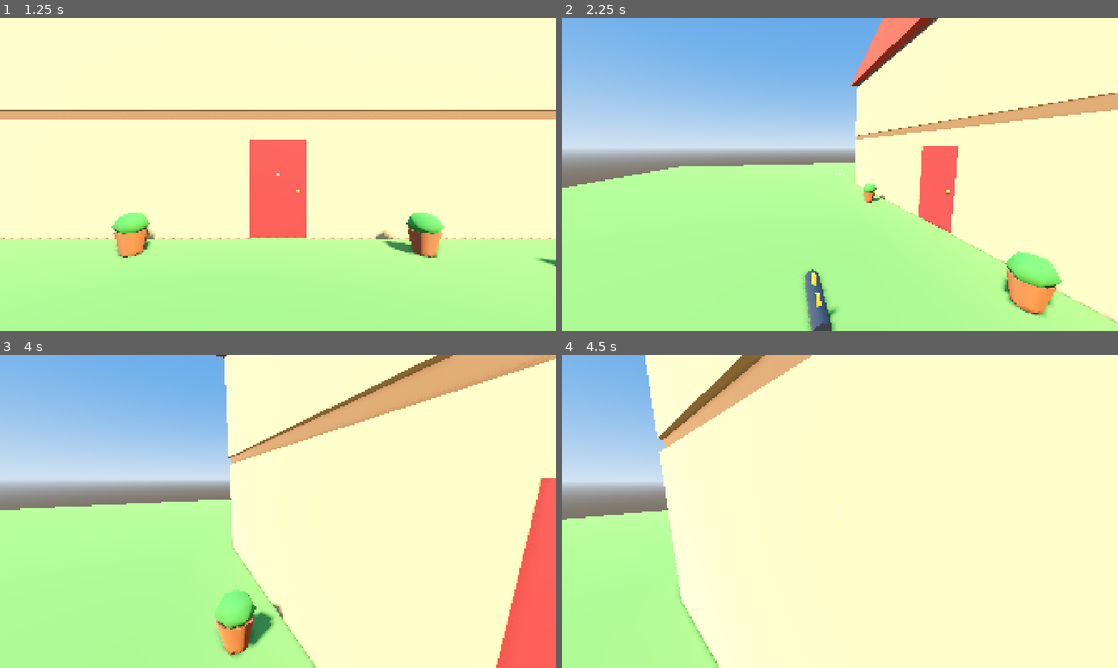
Above: before the commit, frames 1-4 (two rows, left to right).
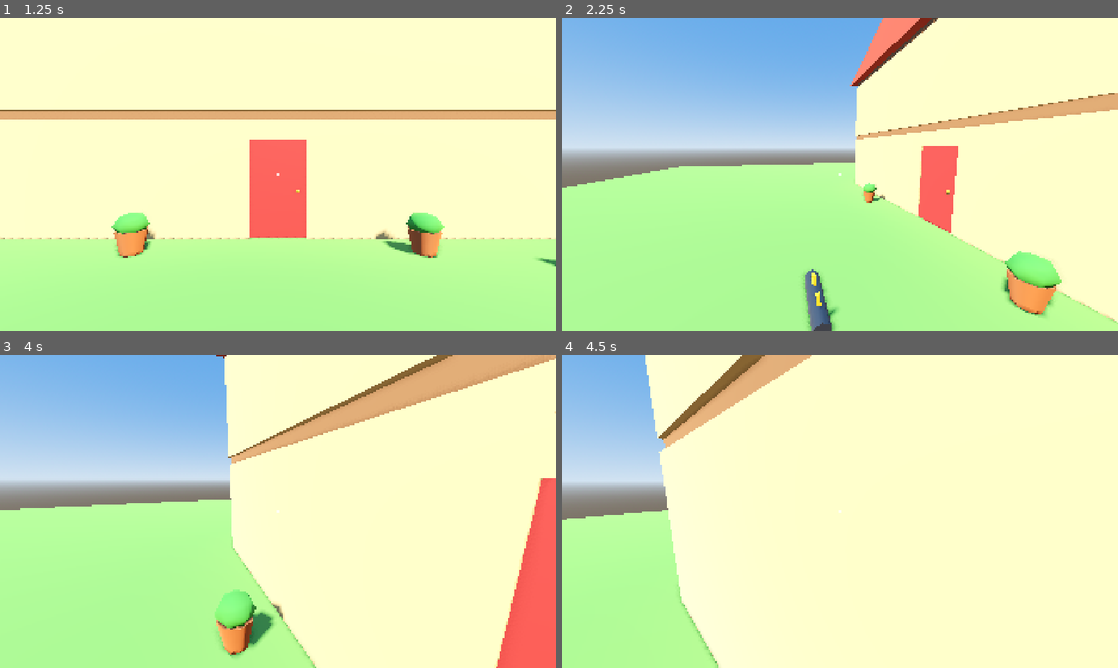
Above: after the commit, the same moments.

Repository: cristiangelini/BPD
Game: Godot game, scene res://scenes/ui/main_menu.tscn
Same seed, same stepped clock (60 frames per second), same inputs: the game is played once before the commit and once after it.
Inputs (mouse positions are in pixels of both pictures, inside the frame that each line leads up to):
- Up to frame 1 (1.25 s): click "Play" at 0.5 s
- Up to frame 2 (2.25 s): tap Enter at 1.25 s; move the mouse to (962, 158) at 1.27 s; hold D (move_right) 1.28-2.03 s; hold Shift (run) 1.28-2.03 s; click (962, 158) at 1.42 s; tap Space (jump) at 1.52 s; tap E (use) at 1.55, 2.1 s; move the mouse to (812, 174) at 2.02 s; hold W (move_forward) from 2.03 s (still down)
- Up to frame 3 (4 s): keep holding W (move_forward); tap Space (jump) at 2.27, 3.77 s; tap Shift (run) at 2.3, 3.8 s; move the mouse to (289, 505) at 2.77 s; hold Ctrl (crouch) 2.78-3.53 s; tap E (use) at 3.05 s; move the mouse to (272, 517) at 3.52 s; tap F (flashlight) at 3.6 s; click (272, 517) at 3.67 s
- Up to frame 4 (4.5 s): keep holding W (move_forward); move the mouse to (878, 514) at 4.27 s; hold E (use) from 4.28 s (still down); click (878, 514) at 4.35 s

Frame 1 is identical in both runs. In frame 2, less than 0.1% of the frame differs, in the area x 0-99%, y 1-95%; in frame 3, less than 0.1%; in frame 4, less than 0.1%.

Commit message:
Add the grandpa's fragile ornaments and their fines
Co-Authored-By: Claude Opus 5.5 (1M context) <noreply@anthropic.com>
Claude-Session: https://claude.ai/code/session_01UXwRy4nCUmp8Zcg5tBLZhH

Diff:
--- a/scenes/levels/grandpa_house.tscn
+++ b/scenes/levels/grandpa_house.tscn
@@ -45,6 +45,8 @@
 
 [node name="Evidence" type="Node3D" parent="."]
 
+[node name="Ornaments" type="Node3D" parent="."]
+
 [node name="FrontDoor" parent="." instance=ExtResource("3")]
 transform = Transform3D(1, 0, 0, 0, 1, 0, 0, 0, 1, -0.6, 0, 5)
 
--- /dev/null
+++ b/scenes/props/ornament_figurine.tscn
@@ -0,0 +1,19 @@
+[gd_scene load_steps=4 format=3]
+
+[ext_resource type="Script" path="res://scripts/props/ornament.gd" id="1"]
+[ext_resource type="PackedScene" path="res://assets/models/ornament_figurine.glb" id="2"]
+
+[sub_resource type="CylinderShape3D" id="Shape"]
+height = 0.17
+radius = 0.05
+
+[node name="Ornament" type="RigidBody3D"]
+collision_layer = 4
+collision_mask = 7
+mass = 0.3
+script = ExtResource("1")
+
+[node name="Shape" type="CollisionShape3D" parent="."]
+shape = SubResource("Shape")
+
+[node name="Model" parent="." instance=ExtResource("2")]
--- /dev/null
+++ b/scenes/props/ornament_plate.tscn
@@ -0,0 +1,19 @@
+[gd_scene load_steps=4 format=3]
+
+[ext_resource type="Script" path="res://scripts/props/ornament.gd" id="1"]
+[ext_resource type="PackedScene" path="res://assets/models/ornament_plate.glb" id="2"]
+
+[sub_resource type="CylinderShape3D" id="Shape"]
+height = 0.022
+radius = 0.11
+
+[node name="Ornament" type="RigidBody3D"]
+collision_layer = 4
+collision_mask = 7
+mass = 0.4
+script = ExtResource("1")
+
+[node name="Shape" type="CollisionShape3D" parent="."]
+shape = SubResource("Shape")
+
+[node name="Model" parent="." instance=ExtResource("2")]
--- /dev/null
+++ b/scenes/props/ornament_vase.tscn
@@ -0,0 +1,20 @@
+[gd_scene load_steps=4 format=3]
+
+[ext_resource type="Script" path="res://scripts/props/ornament.gd" id="1"]
+[ext_resource type="PackedScene" path="res://assets/models/ornament_vase.glb" id="2"]
+
+[sub_resource type="CylinderShape3D" id="Shape"]
+height = 0.26
+radius = 0.075
+
+[node name="Ornament" type="RigidBody3D"]
+collision_layer = 4
+collision_mask = 7
+mass = 0.8
+shard_color = Color(0.18, 0.72, 0.63, 1)
+script = ExtResource("1")
+
+[node name="Shape" type="CollisionShape3D" parent="."]
+shape = SubResource("Shape")
+
+[node name="Model" parent="." instance=ExtResource("2")]
--- a/scripts/levels/grandpa_house.gd
+++ b/scripts/levels/grandpa_house.gd
@@ -76,6 +76,10 @@
 var evidence: Array[Node3D] = []
 var key_pot := 0
 var pots: Array[KeyPot] = []
+var ornaments_total := 0
+var broken_ornaments := 0
+## Money taken off the case pay for broken ornaments.
+var fines := 0
 
 var _materials := {}
 @onready var _built: Node3D = $Built
@@ -96,6 +100,31 @@
 		item.position = SPOTS[evidence_spots[i]].at + Vector3.UP * (EVIDENCE[i].half_height + 0.02)
 		$Evidence.add_child(item)
 		evidence.append(item)
+	for place: Dictionary in OrnamentLayout.places(case_seed):
+		var ornament: Ornament = OrnamentLayout.KINDS[place.kind].instantiate()
+		ornament.position = place.at
+		ornament.rotation.y = place.turn
+		ornament.broken.connect(_on_ornament_broken)
+		$Ornaments.add_child(ornament)
+	ornaments_total = $Ornaments.get_child_count()
+
+
+func _on_ornament_broken(at: Vector3) -> void:
+	broken_ornaments += 1
+	fines += Ornament.FINE
+	# Placeholder feedback until the HUD exists: the fine floats up where it broke.
+	var label := Label3D.new()
+	label.text = "-%d" % Ornament.FINE
+	label.billboard = BaseMaterial3D.BILLBOARD_ENABLED
+	label.modulate = Color(1, 0.3, 0.25)
+	label.outline_size = 8
+	label.pixel_size = 0.005
+	add_child(label)
+	label.global_position = at + Vector3.UP * 0.2
+	var tween := label.create_tween()
+	tween.tween_property(label, "global_position:y", at.y + 0.8, 1.2)
+	tween.parallel().tween_property(label, "modulate:a", 0.0, 1.2)
+	tween.tween_callback(label.queue_free)
 
 
 func _build() -> void:
@@ -121,6 +150,9 @@
 	_box(Vector3((HOLE_WEST + hole_east) / 2, up + 0.5, 0.0), Vector3(hole_east - HOLE_WEST, 1.0, 0.08), WHITE)
 	_stairs()
 	_furniture()
+	for unit: Dictionary in OrnamentLayout.SHELVES:
+		for box: Array in OrnamentLayout.shelf_boxes(unit):
+			_box(box[0], box[1], FURNITURE)
 	for p: Vector3 in POTS:
 		var pot: KeyPot = POT_SCENE.instantiate()
 		pot.position = p
--- /dev/null
+++ b/scripts/levels/ornament_layout.gd
@@ -0,0 +1,75 @@
+class_name OrnamentLayout
+extends RefCounted
+
+## Where the grandpa's ornaments stand (docs/diseno/allanamiento.md, "La casa del abuelo"): open shelf units against
+## the walls, the dining table and the kitchen counter. Positions are fixed; which ornament goes where comes from the seed.
+
+const KINDS := [
+	preload("res://scenes/props/ornament_figurine.tscn"),
+	preload("res://scenes/props/ornament_plate.tscn"),
+	preload("res://scenes/props/ornament_vase.tscn"),
+]
+const HALF_HEIGHTS := [0.085, 0.011, 0.13]
+const PLATE := 1
+
+const SHELF_DEPTH := 0.35
+const SHELF_BOARD := 0.03
+const SHELF_LEVELS := [0.45, 0.95, 1.45]
+const SHELF_HEIGHT := 1.6
+const SPACING := 0.3
+
+## Shelf units: floor center, the axis they run along and their width. Upstairs ones stand at y = 2.7.
+const SHELVES := [
+	{"at": Vector3(-3.75, 0, -0.75), "along": "x", "width": 2.0},  # living
+	{"at": Vector3(5.75, 0, 3.0), "along": "z", "width": 2.4},  # comedor
+	{"at": Vector3(-1.25, 0, 0.5), "along": "z", "width": 2.0},  # entrada
+	{"at": Vector3(1.75, 0, -2.0), "along": "z", "width": 2.0},  # cocina
+	{"at": Vector3(-4.0, 2.7, 0.25), "along": "x", "width": 2.0},  # dormitorio chico
+	{"at": Vector3(3.5, 2.7, -4.75), "along": "x", "width": 2.0},  # dormitorio grande
+	{"at": Vector3(-5.75, 2.7, -3.0), "along": "z", "width": 2.0},  # altillo
+]
+## Flat tops that get a row of ornaments: [first point, last point, count, only plates].
+const TOPS := [
+	[Vector3(3.0, 0.78, 2.75), Vector3(4.6, 0.78, 2.75), 6, true],  # comedor table
+	[Vector3(3.0, 0.78, 3.25), Vector3(4.6, 0.78, 3.25), 6, true],
+	[Vector3(4.0, 0.9, -4.6), Vector3(4.8, 0.9, -4.6), 3, false],  # kitchen counter
+]
+
+
+## Boards and side panels of a shelf unit, as [center, size] boxes.
+static func shelf_boxes(unit: Dictionary) -> Array:
+	var along_x: bool = unit.along == "x"
+	var width: float = unit.width
+	var at: Vector3 = unit.at
+	var boxes := []
+	for level: float in SHELF_LEVELS:
+		var size := Vector3(width, SHELF_BOARD, SHELF_DEPTH) if along_x else Vector3(SHELF_DEPTH, SHELF_BOARD, width)
+		boxes.append([at + Vector3(0, level - SHELF_BOARD / 2, 0), size])
+	for side: float in [-1.0, 1.0]:
+		var offset := Vector3(side * (width / 2 + 0.02), SHELF_HEIGHT / 2, 0) if along_x else Vector3(0, SHELF_HEIGHT / 2, side * (width / 2 + 0.02))
+		var size := Vector3(0.04, SHELF_HEIGHT, SHELF_DEPTH) if along_x else Vector3(SHELF_DEPTH, SHELF_HEIGHT, 0.04)
+		boxes.append([at + offset, size])
+	return boxes
+
+
+## Every ornament of the case: [{"kind": index in KINDS, "at": center position, "turn": rotation around y}], the same for the same seed.
+static func places(case_seed: int) -> Array:
+	var rng := RandomNumberGenerator.new()
+	rng.seed = case_seed
+	var result := []
+	for unit: Dictionary in SHELVES:
+		var along := Vector3.RIGHT if unit.along == "x" else Vector3.BACK
+		var count := floori(unit.width / SPACING)
+		for level: float in SHELF_LEVELS:
+			for i in count:
+				var offset: float = (i - (count - 1) / 2.0) * SPACING
+				_add(result, rng, rng.randi_range(0, KINDS.size() - 1), unit.at + along * offset + Vector3.UP * level)
+	for top: Array in TOPS:
+		for i in top[2]:
+			var kind := PLATE if top[3] else rng.randi_range(0, KINDS.size() - 1)
+			_add(result, rng, kind, (top[0] as Vector3).lerp(top[1], i / maxf(top[2] - 1, 1)))
+	return result
+
+
+static func _add(result: Array, rng: RandomNumberGenerator, kind: int, surface: Vector3) -> void:
+	result.append({"kind": kind, "at": surface + Vector3.UP * (HALF_HEIGHTS[kind] + 0.005), "turn": rng.randf() * TAU})
--- a/scripts/props/evidence.gd
+++ b/scripts/props/evidence.gd
@@ -17,10 +17,7 @@
 var value := 0.0
 var is_broken := false
 
-## Colliders touching last physics step, so only new contacts count as hits.
-var _touching := {}
-var _last_velocity := Vector3.ZERO
-
+var _impacts := ImpactTracker.new()
 
 @onready var _label: Label3D = get_node_or_null("ValueLabel")
 
@@ -55,16 +52,6 @@
 
 
 func _integrate_forces(state: PhysicsDirectBodyState3D) -> void:
-	var now := {}
-	var hardest := 0.0
-	for i in state.get_contact_count():
-		var id := state.get_contact_collider_id(i)
-		now[id] = true
-		if _touching.has(id):
-			continue
-		var relative := _last_velocity - state.get_contact_collider_velocity_at_position(i)
-		hardest = maxf(hardest, absf(relative.dot(state.get_contact_local_normal(i))))
-	_touching = now
-	_last_velocity = state.linear_velocity
-	if hardest > 0.0:
-		hit(hardest)
+	var speed := _impacts.hardest(state)
+	if speed > 0.0:
+		hit(speed)
--- /dev/null
+++ b/scripts/props/impact_tracker.gd
@@ -0,0 +1,25 @@
+class_name ImpactTracker
+extends RefCounted
+
+## Measures how hard a rigid body just hit something: the speed along the contact normal of contacts that are new
+## this physics step (resting contacts don't count again). The body needs contact_monitor on.
+
+## Colliders touching last physics step.
+var _touching := {}
+var _last_velocity := Vector3.ZERO
+
+
+## Call from _integrate_forces. Returns the hardest new impact this step in m/s, or 0.
+func hardest(state: PhysicsDirectBodyState3D) -> float:
+	var now := {}
+	var result := 0.0
+	for i in state.get_contact_count():
+		var id := state.get_contact_collider_id(i)
+		now[id] = true
+		if _touching.has(id):
+			continue
+		var relative := _last_velocity - state.get_contact_collider_velocity_at_position(i)
+		result = maxf(result, absf(relative.dot(state.get_contact_local_normal(i))))
+	_touching = now
+	_last_velocity = state.linear_velocity
+	return result
--- /dev/null
+++ b/scripts/props/ornament.gd
@@ -0,0 +1,69 @@
+class_name Ornament
+extends Grabbable
+
+## One of the grandpa's ~150 porcelain ornaments (docs/diseno/allanamiento.md, "La casa del abuelo").
+## Any real hit breaks it into shards; every broken one is a fine.
+
+signal broken(at: Vector3)
+
+## Hits above this relative speed break it (proposal: a gentle put-down survives, a 10 cm drop doesn't).
+const BREAK_SPEED := 1.5
+const FINE := 20
+const SHARDS := 5
+const SHARD_LIFE := 3.0
+
+@export var shard_color := Color(0.96, 0.95, 0.92)
+
+var is_broken := false
+var _impacts := ImpactTracker.new()
+
+
+func _ready() -> void:
+	contact_monitor = true
+	max_contacts_reported = 4
+
+
+## Applies a hit at `speed` m/s. Returns true if it broke now.
+func hit(speed: float) -> bool:
+	if is_broken or speed <= BREAK_SPEED:
+		return false
+	is_broken = true
+	_shatter()
+	broken.emit(global_position)
+	queue_free()
+	return true
+
+
+func _integrate_forces(state: PhysicsDirectBodyState3D) -> void:
+	var speed := _impacts.hardest(state)
+	if speed > 0.0:
+		hit.call_deferred(speed)
+
+
+## Small pieces that fly a bit and vanish. They only touch the world, so nobody trips on them.
+func _shatter() -> void:
+	var parent := get_parent()
+	if parent == null:
+		return
+	var material := StandardMaterial3D.new()
+	material.albedo_color = shard_color
+	var mesh := BoxMesh.new()
+	mesh.size = Vector3.ONE * 0.04
+	for i in SHARDS:
+		var shard := RigidBody3D.new()
+		shard.collision_layer = 0
+		shard.collision_mask = 1
+		shard.mass = 0.02
+		var shape := CollisionShape3D.new()
+		var box := BoxShape3D.new()
+		box.size = mesh.size
+		shape.shape = box
+		shard.add_child(shape)
+		var look := MeshInstance3D.new()
+		look.mesh = mesh
+		look.material_override = material
+		shard.add_child(look)
+		parent.add_child(shard)
+		shard.global_position = global_position + Vector3(randf_range(-0.05, 0.05), 0.05, randf_range(-0.05, 0.05))
+		shard.linear_velocity = Vector3(randf_range(-1.5, 1.5), randf_range(1.0, 2.5), randf_range(-1.5, 1.5))
+		shard.get_tree().create_timer(SHARD_LIFE).timeout.connect(shard.queue_free)
--- /dev/null
+++ b/tests/unit/test_ornaments.gd
@@ -0,0 +1,79 @@
+extends GutTest
+
+## The grandpa's fragile ornaments and their fines (docs/diseno/allanamiento.md, "La casa del abuelo").
+
+const FIGURINE := preload("res://scenes/props/ornament_figurine.tscn")
+const HOUSE_SCENE := preload("res://scenes/levels/grandpa_house.tscn")
+
+
+func _floor() -> void:
+	var floor_body := StaticBody3D.new()
+	var shape := CollisionShape3D.new()
+	var box := BoxShape3D.new()
+	box.size = Vector3(20, 0.2, 20)
+	shape.shape = box
+	shape.position.y = -0.1
+	floor_body.add_child(shape)
+	add_child_autofree(floor_body)
+
+
+func _figurine(at: Vector3) -> Ornament:
+	var ornament: Ornament = FIGURINE.instantiate()
+	ornament.position = at
+	add_child_autofree(ornament)
+	return ornament
+
+
+func test_gentle_touch_does_not_break_it() -> void:
+	var ornament := _figurine(Vector3.ZERO)
+	assert_false(ornament.hit(Ornament.BREAK_SPEED))
+	assert_false(ornament.is_broken)
+
+
+func test_real_hit_breaks_it() -> void:
+	var ornament := _figurine(Vector3.ZERO)
+	watch_signals(ornament)
+	assert_true(ornament.hit(2.0))
+	assert_true(ornament.is_broken)
+	assert_signal_emitted(ornament, "broken")
+	assert_false(ornament.hit(5.0), "it only breaks once")
+
+
+func test_resting_on_a_shelf_keeps_it_whole() -> void:
+	_floor()
+	var ornament := _figurine(Vector3(0, 0.09, 0))
+	await wait_physics_frames(60)
+	assert_false(ornament.is_broken)
+
+
+func test_falling_off_a_table_breaks_it() -> void:
+	_floor()
+	var ornament: Ornament = FIGURINE.instantiate()
+	ornament.position = Vector3(0, 0.8, 0)
+	var breaks := [0]
+	ornament.broken.connect(func(_at: Vector3) -> void: breaks[0] += 1)
+	add_child(ornament)
+	await wait_physics_frames(60)
+	assert_eq(breaks[0], 1)
+	assert_false(is_instance_valid(ornament), "the broken ornament is gone, only shards stay")
+
+
+func test_layout_is_about_150_and_follows_the_seed() -> void:
+	var places := OrnamentLayout.places(7)
+	assert_between(places.size(), 140, 160)
+	assert_eq(places, OrnamentLayout.places(7))
+	assert_ne(places.map(func(p: Dictionary) -> int: return p.kind), OrnamentLayout.places(8).map(func(p: Dictionary) -> int: return p.kind))
+
+
+func test_house_ornaments_settle_whole_and_cost_fines() -> void:
+	var house: GrandpaHouse = HOUSE_SCENE.instantiate()
+	house.case_seed = 21
+	house.get_node("Cop").input_enabled = false
+	add_child_autofree(house)
+	await wait_physics_frames(120)
+	assert_eq(house.ornaments_total, OrnamentLayout.places(21).size())
+	assert_eq(house.broken_ornaments, 0, "nothing breaks while the house settles")
+	var ornament: Ornament = house.get_node("Ornaments").get_child(0)
+	ornament.hit(4.0)
+	assert_eq(house.broken_ornaments, 1)
+	assert_eq(house.fines, Ornament.FINE)
Binary file added: assets/models/ornament_figurine.glb
Not shown, added: assets/models/ornament_figurine.glb.import
Binary file added: assets/models/ornament_plate.glb
Not shown, added: assets/models/ornament_plate.glb.import
Binary file added: assets/models/ornament_vase.glb
Not shown, added: assets/models/ornament_vase.glb.import
Not shown, added: scripts/levels/ornament_layout.gd.uid
Not shown, added: scripts/props/impact_tracker.gd.uid
Not shown, added: scripts/props/ornament.gd.uid
Not shown, added: tests/unit/test_ornaments.gd.uid
Not shown, changed: CHANGELOG.md
Not shown, changed: docs/diseno/allanamiento.md
(and 1 more such lines)
